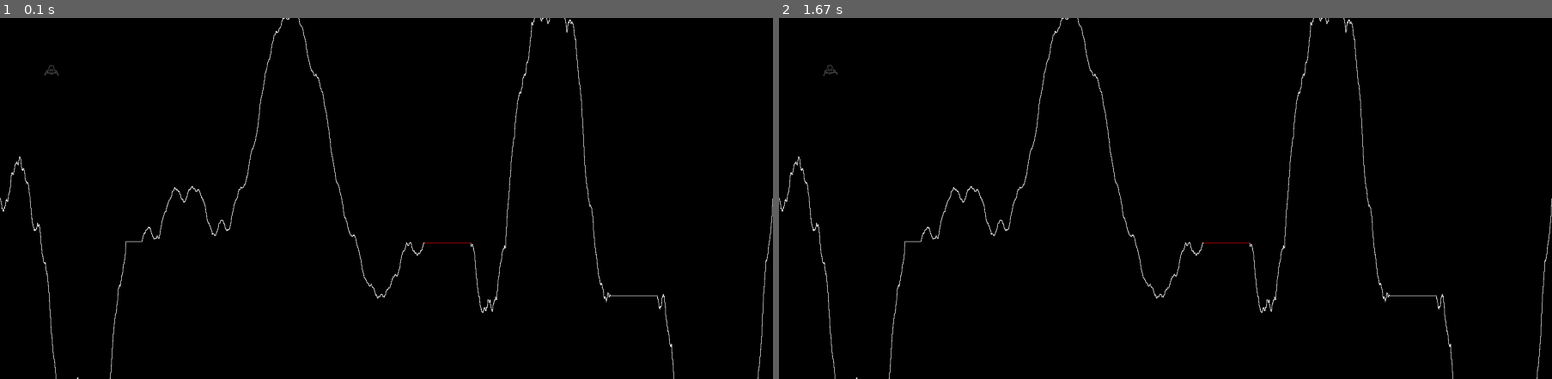
Above: before the commit, frames 1-2 (left to right).
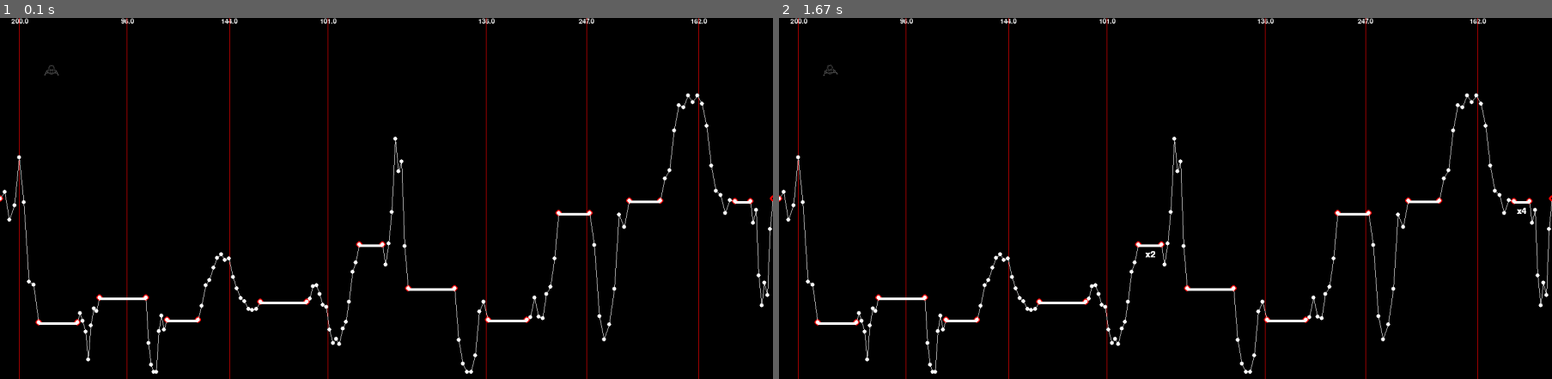
Above: after the commit, the same moments.

Repository: PeiP-2018-Work-Nantes-DUT-INFO/Planet-Lander-Lunar-Lander-with-Pygame
Game: pygame game, started from Game.py
Two runs of this game, one before a commit and one after it. Both use one fixed random seed, a clock stepped at 60 frames per second and the inputs below.
Inputs:
- Up to frame 1 (0.1 s): no input
- Up to frame 2 (1.67 s): hold Right 0.33-0.8 s; hold Right 0.83-1.3 s; hold Left from 1.33 s (still down)

The runs differ from the first frame. In frame 1, 4.5% of the frame differs, in the area x 0-100%, y 0-100%; in frame 2, 4.5%.

Commit message:
Implemented Landing generation

Diff:
--- a/Game.py
+++ b/Game.py
@@ -2,8 +2,6 @@
 import pygame
 from GameConfig import GameConfig
 import landing
-import time
-from random import *
 
 
 
@@ -75,9 +73,9 @@
                 if event.key == pygame.K_ESCAPE:
                     gameOver = True
         angle += nextAngle
+        land.landingEntities.update()
         land.landingEntities.draw(window)
         blitRotate(window, GameConfig.lander, pos, (w / 2, h / 2), angle)
-
         pygame.display.flip()
 
 
--- a/lander.py
+++ b/lander.py
@@ -8,7 +8,6 @@
 
     windowH = 1300
     windowW = 700
-    white = (255,255,255)
 
     imgLander = pygame.image.load('585f9635cb11b227491c3589.png')
     landerH = 50
--- a/landing.py
+++ b/landing.py
@@ -5,18 +5,8 @@
 import math
 
 
-# class LandingStroke(pygame.sprite.Sprite):
-#     def __init__(self, a, b):
-#         pygame.sprite.Sprite.__init__(self)
-#         self.pt1 = a
-#         self.pt2 = b
-#         self.image = pygame.Surface([LangingConfig.segmentPxLength, LangingConfig.segmentPxLength])
-#         pygame.draw.line(self.image, Gameconfig.white, a[0], a[1], b[0], b[1])
-#         self.rect = self.image.get_rect()
-#         self.mask = pygame.mask.from_surface(self.image)
-
 # Algorithme itératif de déplacement du point central
-def midpoint_displacement(start, end, roughness, vertical_displacement=None,
+def midpoint_displacement(start, end, roughness, limit, vertical_displacement=None,
                           num_of_iterations=16):
     """
     Given a straight line segment specified by a starting point and an endpoint
@@ -52,8 +42,14 @@
             midpoint = list(map(lambda x: (points_tup[i][x] + points_tup[i + 1][x]) / 2,
                                 [0, 1]))
             # Displace midpoint y-coordinate
-            midpoint[1] += choice([-vertical_displacement,
-                                   vertical_displacement])
+            goingUpDisplacement = -vertical_displacement
+            goingDownDisplacement = vertical_displacement
+            if midpoint[1] + goingUpDisplacement < limit[0]:
+                goingUpDisplacement = -(midpoint[1] - limit[0])
+            if midpoint[1] + goingDownDisplacement > limit[1]:
+                goingDownDisplacement = limit[1] - midpoint[1]
+            midpoint[1] += choice([goingUpDisplacement,
+                                   goingDownDisplacement])
             # Insert the displaced midpoint in the current list of points
             bisect.insort(points, midpoint)
             # bisect allows to insert an element in a list so that its order
@@ -70,64 +66,155 @@
 class Landing:
     def __init__(self):
         self.landingEntities = pygame.sprite.Group()
-        self.landingStroke = LandingStroke()
+        self.plateforms = self.getPlateformsCoords(LandingConfig.numberOfPlateforms)
+        self.landingStroke = LandingStroke(self.plateforms)
         self.landingEntities.add(self.landingStroke)
+        for plateform in self.plateforms:
+            plateformSprite = LandingPlateform(plateform)
+            self.landingEntities.add(plateformSprite)
+
+    def getPlateformsCoords(self, numberOfPlateforms):
+        listPlateforms = []
+        for i in range(0, numberOfPlateforms):
+            numberOfSegments = randint(LandingConfig.minSegmentOfLanding,
+                                       LandingConfig.maxSegmentOfLanding)
+            plateformLength = numberOfSegments * LandingConfig.segmentPxLength
+            min = (i) * GameConfig.windowW / numberOfPlateforms
+            max = min + GameConfig.windowW / numberOfPlateforms - plateformLength
+            xPos = randint(min + 1, max)
+            yPos = randint(LandingConfig.minHeightPlateformLanding, LandingConfig.maxHeightPlateformLanding)
+            percentageDifficulty = (numberOfSegments - LandingConfig.minSegmentOfLanding) / (
+                    LandingConfig.maxSegmentOfLanding - LandingConfig.minSegmentOfLanding)
+            index = math.floor((len(LandingConfig.bonuses) - 1) * percentageDifficulty)
+            bonus = LandingConfig.bonuses[index]
+            listPlateforms.append((xPos, yPos, plateformLength, bonus))
+        return listPlateforms
+
+
+class LandingPlateform(pygame.sprite.DirtySprite):
+    def __init__(self, plateformCoords):
+        pygame.sprite.Sprite.__init__(self)
+        self.dirty = 2
+        self.delay = 0
+        self.highLight = False
+        self.coords = plateformCoords
+        self.image = pygame.Surface(
+            [plateformCoords[2], LandingConfig.segmentWidthPlateform + LandingConfig.fontSizeBonus], pygame.SRCALPHA)
+        self.rect = self.image.get_rect()
+        self.rect.topleft = (self.coords[0], self.coords[1])
+        self.draw()
+        self.mask = pygame.mask.from_surface(self.image)
+
+    def draw(self):
+        pygame.draw.line(self.image, LandingConfig.colorPlateform, (0, 0),
+                         (self.coords[2],
+                          0), LandingConfig.segmentWidthPlateform)
+
+    def update(self):
+        if self.coords[3] == 0:
+            return
+        if self.delay > LandingConfig.delayBlinkingPlateform:
+            self.image.fill((255, 255, 255, 0))
+            self.draw()
+            self.highLight = not self.highLight
+            self.delay = 0
+            self.dirty = 1
+        if self.highLight:
+            middle = self.coords[2] / 2
+            font = pygame.font.Font(None, LandingConfig.fontSizeBonus)
+            img = font.render('x' + str(self.coords[3]), True, LandingConfig.colorTextBonus)
+            displayRect = img.get_rect()
+            displayRect.centerx = middle
+            displayRect.bottom = displayRect.height + LandingConfig.segmentWidthPlateform + \
+                                 LandingConfig.offsetTextBonus
+            self.image.blit(img, displayRect)
+        self.delay += 1
 
 
 class LandingStroke(pygame.sprite.Sprite):
-    def __init__(self):
+    def __init__(self, plateforms):
         pygame.sprite.Sprite.__init__(self)
-        self.plateforms = self.getPlateformsCoords(LangingConfig.numberOfPlateforms)
-        self.image = pygame.Surface([GameConfig.windowW, LangingConfig.height])
+        self.image = pygame.Surface([GameConfig.windowW, LandingConfig.height])
+        self.plateforms = plateforms
         self.segments = self.fillSegments(self.plateforms)
         self.drawMap(self.image)
         self.mask = pygame.mask.from_surface(self.image)
         self.rect = self.image.get_rect()
 
-    def getPlateformsCoords(self, numberOfPlateforms):
-        listPlateforms = []
-        for i in range(0, numberOfPlateforms):
-            plateformLength = randint(LangingConfig.minSegmentOfLanding,
-                                      LangingConfig.maxSegmentOfLanding) * LangingConfig.segmentPxLength
-            min = (i) * GameConfig.windowW / numberOfPlateforms
-            max = min + GameConfig.windowW / numberOfPlateforms - plateformLength
-            xPos = randint(min, max)
-            yPos = randint(LangingConfig.minHeightPlateformLanding, LangingConfig.maxHeightPlateformLanding)
-            listPlateforms.append((xPos, yPos, plateformLength))
-        return listPlateforms
-
     def fillSegments(self, plateforms):
         segments = []
         plateformsCopy = plateforms.copy()
         plateformsCopy.insert(0, [0, GameConfig.windowH / 2, 0])
-        plateformsCopy.append([GameConfig.windowW, GameConfig.windowH / 2])
+        plateformsCopy.append([GameConfig.windowW, GameConfig.windowH / 2, 0])
         for i in range(0, len(plateformsCopy) - 1):
-            numberOfSegments = 16
-            segments.extend(midpoint_displacement([plateformsCopy[i][0] + plateformsCopy[i][2], plateformsCopy[i][1]],
-                                                  [plateformsCopy[i + 1][0], plateformsCopy[i + 1][1]],
-                                                  LangingConfig.roughness, num_of_iterations=numberOfSegments))
+            spaceBetweenPlateform = plateformsCopy[i + 1][0] - (plateformsCopy[i][0] + plateformsCopy[i][2])
+            numberOfSegments = math.ceil(
+                math.log(math.ceil(spaceBetweenPlateform / LandingConfig.lengthOfSegmentsBetweenPlateforms), 2))
+            start = [plateformsCopy[i][0] + plateformsCopy[i][2], plateformsCopy[i][1]]
+            end = [plateformsCopy[i + 1][0], plateformsCopy[i + 1][1]]
+            verticalDisplacement = self.getBestVerticalDisplacement(plateformsCopy[i], start, end)
+            # verticalDisplacement = self.nearestEdgeDistanceY(plateformsCopy[i])
+            if LandingConfig.drawDebug:
+                self.drawDisplacementDebug(start, end, verticalDisplacement)
+            segments.extend(midpoint_displacement(start, end, LandingConfig.roughness,
+                                                  (LandingConfig.minHeightMap, LandingConfig.maxHeightMap),
+                                                  verticalDisplacement, num_of_iterations=numberOfSegments))
 
         return segments
 
+    def getBestVerticalDisplacement(self, plateform, start, end):
+        return min(self.nearestEdgeDistanceY(plateform), (start[1] + end[1]) / 2)
+
+    def nearestEdgeDistanceY(self, plateform):
+        return min(math.fabs(LandingConfig.maxHeightMap - plateform[1]),
+                   math.fabs(LandingConfig.minHeightMap - plateform[1]))
+
     def drawMap(self, window):
-        for plateform in self.plateforms:
-            pygame.draw.line(window, GameConfig.red, (plateform[0], plateform[1]),
-                             (plateform[0] + plateform[2],
-                              plateform[1]))
-        it = iter(self.segments)
-        for pt in it:
-            nextPoint = next(it)
-            pygame.draw.line(window, GameConfig.white, pt, nextPoint)
-
-
-
-class LangingConfig:
-    numberOfPlateforms = 3
-    segmentPxLength = 30
+        for i in range(0, len(self.segments) - 1):
+            pygame.draw.line(window, GameConfig.white, self.segments[i], self.segments[i + 1])
+            if LandingConfig.drawDebug:
+                pygame.draw.circle(self.image, GameConfig.white, [int(self.segments[i][0]), int(self.segments[i][1])],
+                                   4, 4)
+
+    def drawDisplacementDebug(self, start, end, verticalDisplacement):
+        font = pygame.font.Font(None, 20)
+        img = font.render(str(verticalDisplacement), True, LandingConfig.colorTextBonus)
+        displayRect = img.get_rect()
+        middle = start[0] + end[0] / 2
+        displayRect.centerx = start[0] + end[0] / 2
+        displayRect.top = 0
+        self.image.blit(img, displayRect)
+        pygame.draw.line(self.image, GameConfig.red, (middle, 0), (middle, GameConfig.windowH))
+        pygame.draw.circle(self.image, GameConfig.red, [int(start[0]), int(start[1])],
+                           6, 4)
+        pygame.draw.circle(self.image, GameConfig.red, [int(end[0]), int(end[1])],
+                           6, 4)
+
+
+class LandingConfig:
+    numberOfPlateforms = 10
+    segmentPxLength = 15
+    lengthOfSegmentsBetweenPlateforms = 10
+    colorPlateform = GameConfig.white
     segmentWidth = 1
-    minSegmentOfLanding = 1
-    maxSegmentOfLanding = 3
+    segmentWidthPlateform = 8
+    minSegmentOfLanding = 2
+    maxSegmentOfLanding = 6
+    delayBlinkingPlateform = 30
+    colorTextBonus = GameConfig.white
+    offsetTextBonus = 3
+    fontSizeBonus = 25
+    bonuses = [
+        4,
+        2,
+        0,
+        0,
+        0
+    ]
     minHeightPlateformLanding = GameConfig.windowH * 0.5
-    maxHeightPlateformLanding = GameConfig.windowH - 20
+    maxHeightPlateformLanding = GameConfig.windowH - segmentWidthPlateform - fontSizeBonus
+    minHeightMap = 150
+    maxHeightMap = GameConfig.windowH * 0.98
     height = GameConfig.windowH * 1
-    roughness = 1.1
+    roughness = 1.3
+    drawDebug = True
